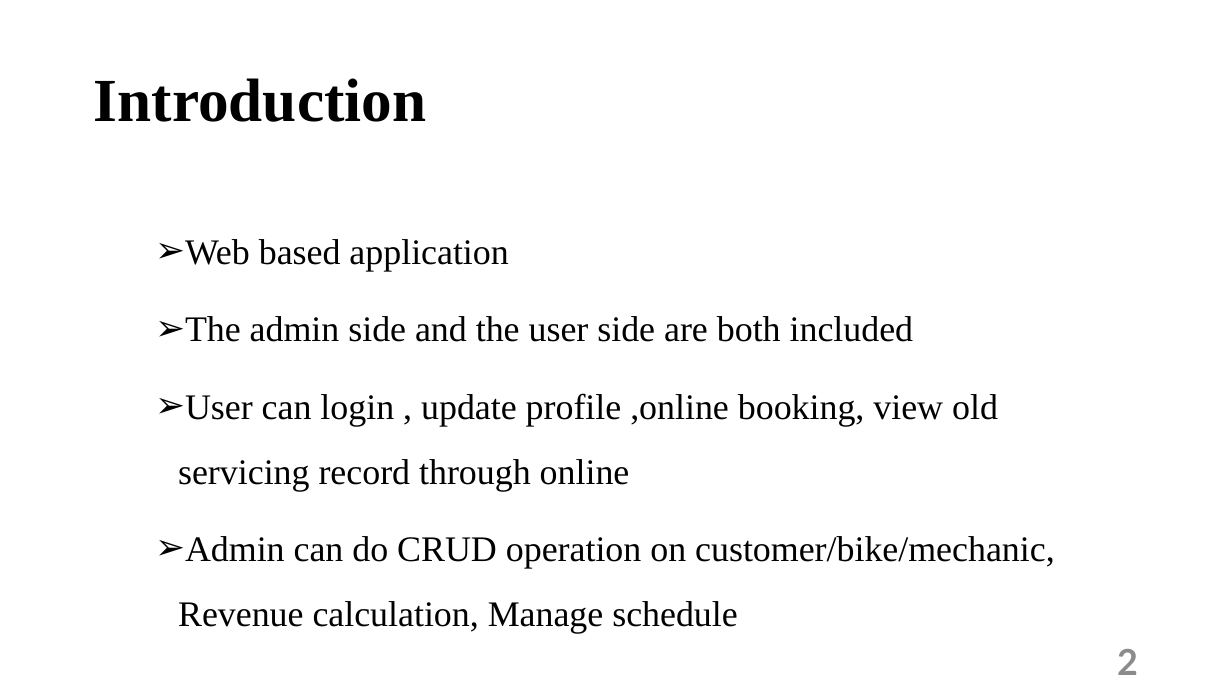
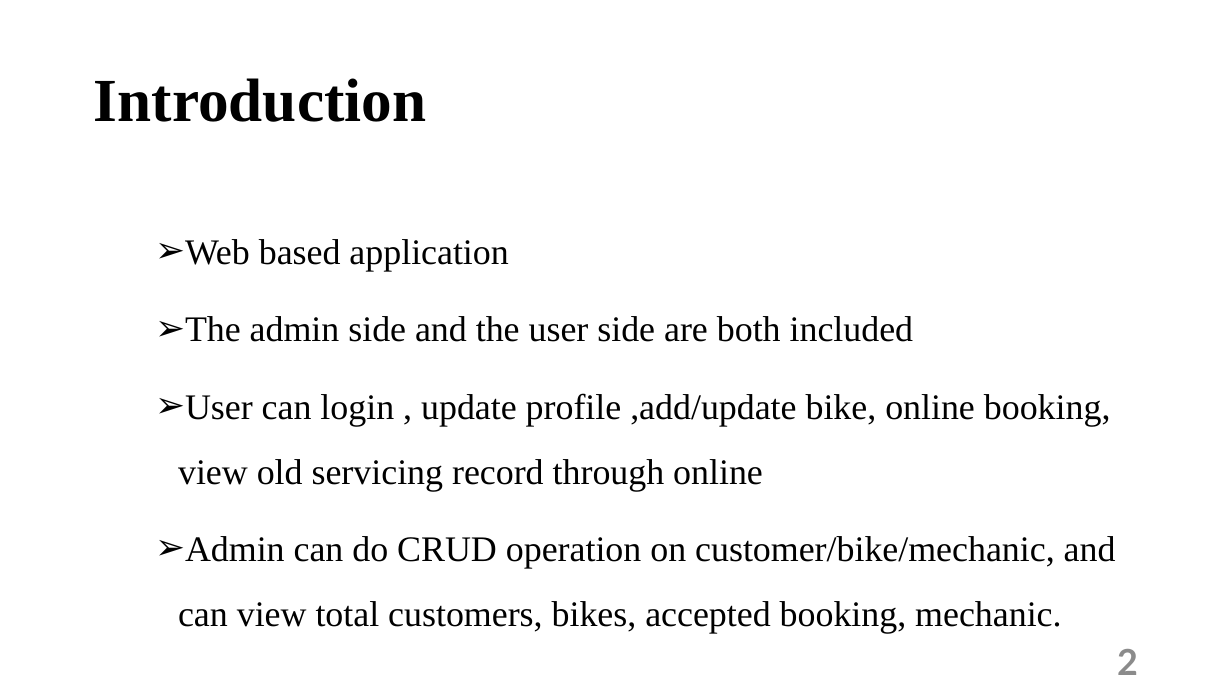
Before and after one commit to ngima29/projectdoc, a slide deck: slide 2 of documents/project doc/Mid defence(Bike Sewa).pptx. Drawn at 1232x693 pixels with LibreOffice and Linux fonts; fonts in the diff are those of the drawing. Boxes give left, top, right and bottom in pixels: in the first picture for what was removed or moved away, otherwise in the second. Text is boxed around its words. In the diff, an @@ line names an element or a change of style, - is before the commit and + after.

```diff
--- a/documents/project doc/Mid defence(Bike Sewa).pptx
+++ b/documents/project doc/Mid defence(Bike Sewa).pptx
@@ text at [178, 393, 1116, 634]: text changed @@
-➢ User can login , update profile ,online booking, view old servicing record through online
-➢ Admin can do CRUD operation on customer/bike/mechanic, Revenue calculation, Manage schedule
+➢ User can login , update profile ,add/update bike, online booking, view old servicing record through online
+➢ Admin can do CRUD operation on customer/bike/mechanic, and can view total customers, bikes, accepted booking, mechanic.
```
Also in this commit, not shown: 3 other slides changed, 2 slides added, 1 slide removed, 11 other files.
